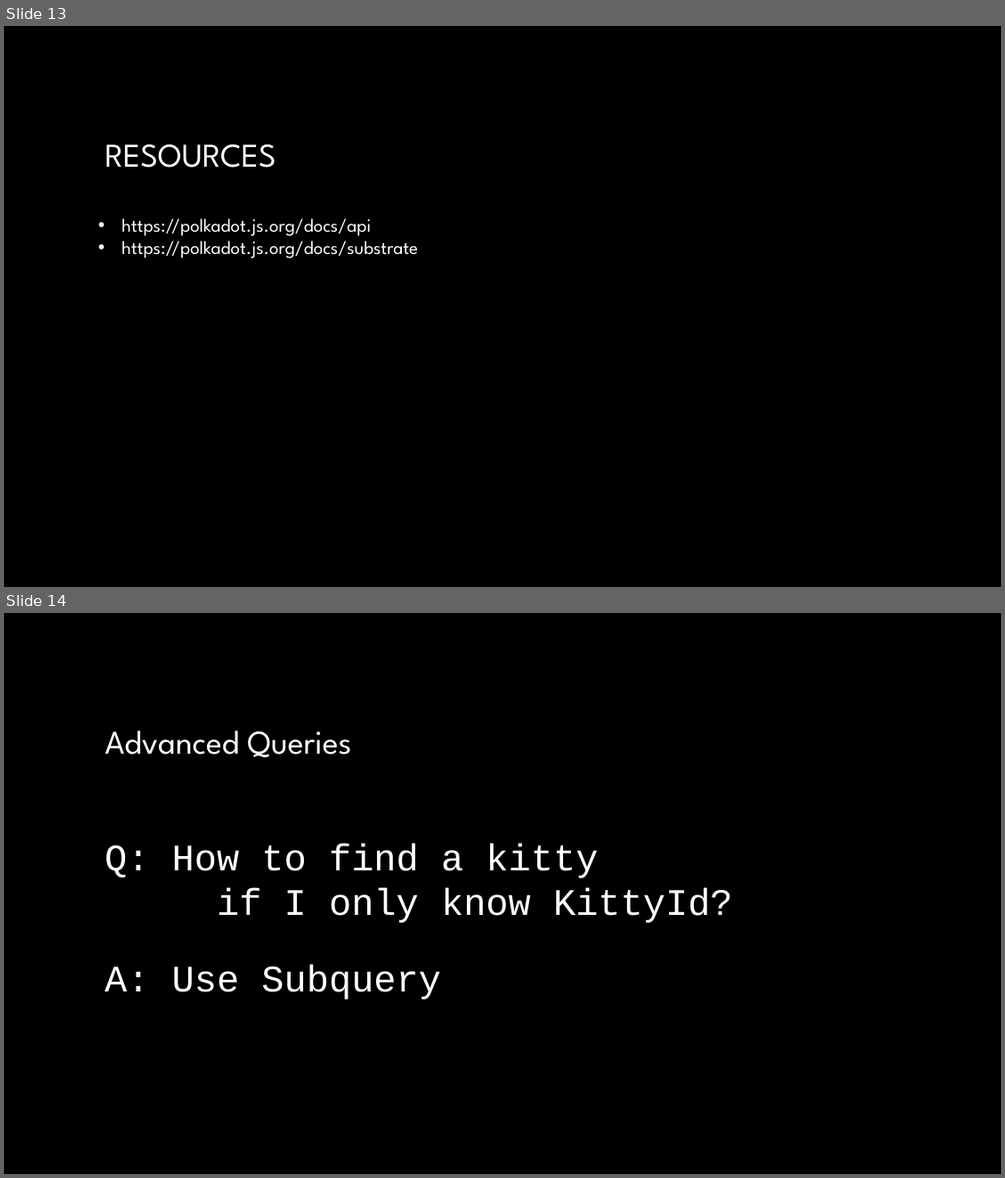
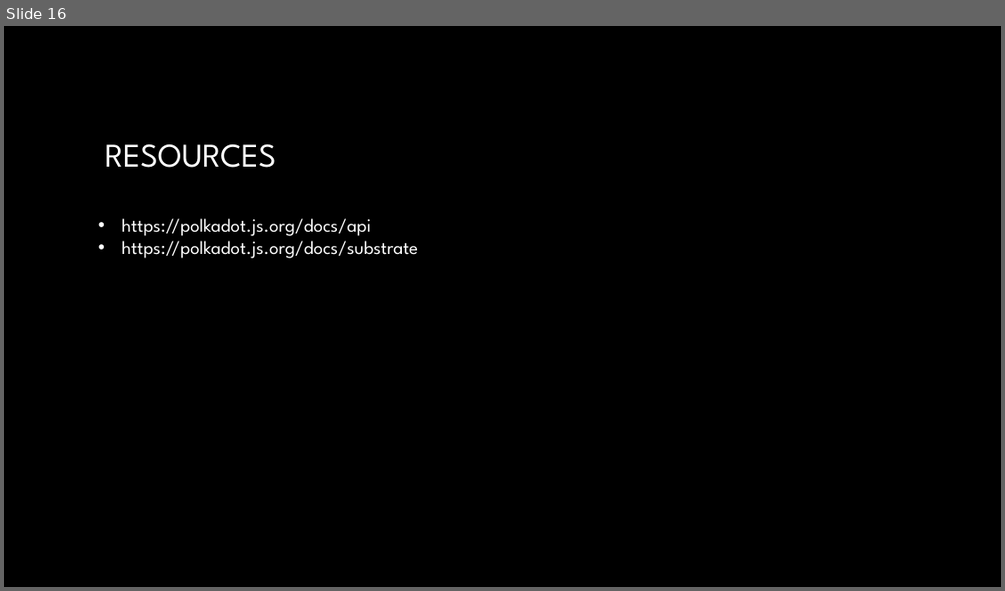
Before and after one commit to OnFinality-io/substrate-acad-workshop-polkadot-js, a slide deck: SubstrateAcadWorkshop.pptx. Shown one above the other, each under a label of ours: slides 13 and 14 before the commit, slide 16 after it. The pictures are 1005x1178 and 1005x591 pixels, drawn with LibreOffice and Linux fonts; fonts in the diff are those of the drawing; background and template pictures are left out. Boxes give left, top, right and bottom in pixels: in the first picture for what was removed or moved away, otherwise in the second. Text is boxed around its words. In the diff, an @@ line names an element or a change of style, - is before the commit and + after.

```diff
--- a/SubstrateAcadWorkshop.pptx
+++ b/SubstrateAcadWorkshop.pptx
@@ slide 14 removed at [4,613,1001,1174], background picture (left out) @@
@@ title removed at [105,730,351,757] @@
-Advanced Queries
@@ text removed at [105,843,733,923] @@
-Q: How to find a kitty
-if I only know KittyId?
@@ text removed at [105,965,441,999] @@
-A: Use Subquery
@@ what was slide 13 is now slide 16 @@
```
Also in this commit, not shown: 2 slides changed, 8 slides added, 6 other slides removed, 16 other files.
